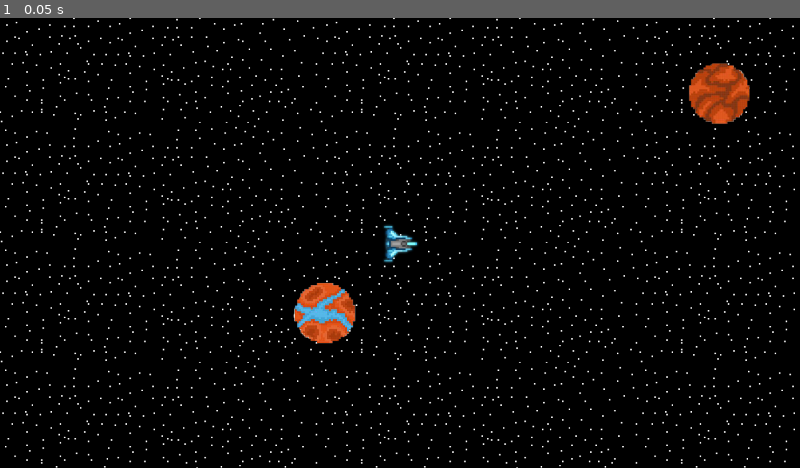
Above: before the commit, frame 1.
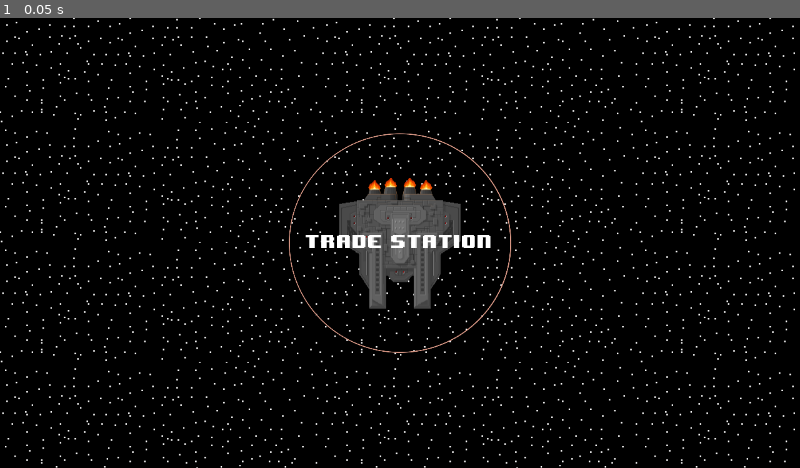
Above: after the commit, the same moment.

Repository: evanboardway/GVSU-CIS350-space-force-official
Game: Godot game, scene res://game/system/System.tscn
Two runs of this game, one before a commit and one after it. Both use one fixed random seed, a clock stepped at 60 frames per second and the inputs below. This scene is started directly instead of the project's main scene.
Inputs:
- Up to frame 1 (0.05 s): no input

The runs differ from the first frame. In frame 1, 5.0% of the frame differs, in the area x 36-94%, y 10-75%.

Commit message:
add trade station sprite and model

Diff:
--- a/src/game/earth/Earth.tscn
+++ b/src/game/earth/Earth.tscn
@@ -1,11 +1,9 @@
-[gd_scene load_steps=4 format=2]
+[gd_scene load_steps=3 format=2]
 
-[ext_resource path="res://game/assets/Space.png" type="Texture" id=1]
 [ext_resource path="res://game/assets/earth.png" type="Texture" id=2]
 
 [sub_resource type="TileSet" id=1]
 0/name = "Space.png 0"
-0/texture = ExtResource( 1 )
 0/tex_offset = Vector2( 0, 0 )
 0/modulate = Color( 1, 1, 1, 1 )
 0/region = Rect2( 1, 0, 510, 251 )
--- /dev/null
+++ b/src/game/system/TradeStation.tscn
@@ -0,0 +1,38 @@
+[gd_scene load_steps=6 format=2]
+
+[ext_resource path="res://title-screen/tradeship.png" type="Texture" id=1]
+[ext_resource path="res://game/system/trade_station.gd" type="Script" id=2]
+[ext_resource path="res://title-screen/8bitfont.tres" type="DynamicFont" id=3]
+[ext_resource path="res://game/assets/zone.png" type="Texture" id=4]
+
+[sub_resource type="CircleShape2D" id=1]
+radius = 175.0
+
+[node name="TradeStation" type="Node2D"]
+script = ExtResource( 2 )
+
+[node name="Area2D" type="Area2D" parent="."]
+
+[node name="CollisionShape2D" type="CollisionShape2D" parent="Area2D"]
+shape = SubResource( 1 )
+
+[node name="Ship" type="Sprite" parent="."]
+texture = ExtResource( 1 )
+
+[node name="Zone" type="Sprite" parent="."]
+scale = Vector2( 0.25, 0.25 )
+texture = ExtResource( 4 )
+
+[node name="Label" type="Label" parent="."]
+margin_left = -150.704
+margin_top = -17.4955
+margin_right = 89.2961
+margin_bottom = 2.50449
+rect_scale = Vector2( 1.25, 1.25 )
+custom_fonts/font = ExtResource( 3 )
+custom_colors/font_color = Color( 1, 1, 1, 1 )
+text = "TRADE STATION"
+__meta__ = {
+"_edit_use_anchors_": false
+}
+[connection signal="body_entered" from="Area2D" to="." method="_on_Area2D_body_entered"]
--- a/src/game/system/system.gd
+++ b/src/game/system/system.gd
@@ -11,6 +11,10 @@
 		planetInstance.position.x = coordinate["x"]
 		planetInstance.position.y = coordinate["y"]
 		add_child(planetInstance)
+	var tradeStation = load("res://game/system/TradeStation.tscn").instance()
+	tradeStation.position.x = 0
+	tradeStation.position.y = 0
+	add_child(tradeStation)
 
 # returns a map of unique coordinates given a list of existing coordinates.
 func _get_random_coordinates(positions):
@@ -38,4 +42,6 @@
 	for coordinate in positions:
 		if sqrt(pow((coordinate["x"] - newPoint["x"]), 2) + pow((coordinate["y"] - newPoint["y"]), 2)) < 500:
 			return false
+		if sqrt(pow((0 - newPoint["x"]), 2) + pow((0 - newPoint["y"]), 2)) < 500:
+			return false
 	return true
--- /dev/null
+++ b/src/game/system/trade_station.gd
@@ -0,0 +1,15 @@
+extends Node2D
+
+var fuelCost = 0
+
+# Called when the node enters the scene tree for the first time.
+func _ready():
+	pass
+
+
+
+
+
+func _on_Area2D_body_entered(body):
+	if body.get_class() == "KinematicBody2D":
+		print("ZONE")
Binary file added: src/game/assets/zone.png
Not shown, added: src/game/assets/zone.png.import
Not shown: 2 places in src/game/system/Planet.tscn that only renumber resources
